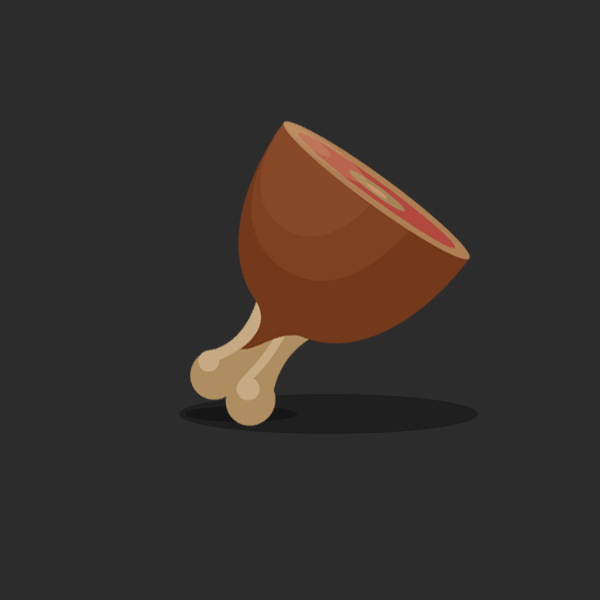
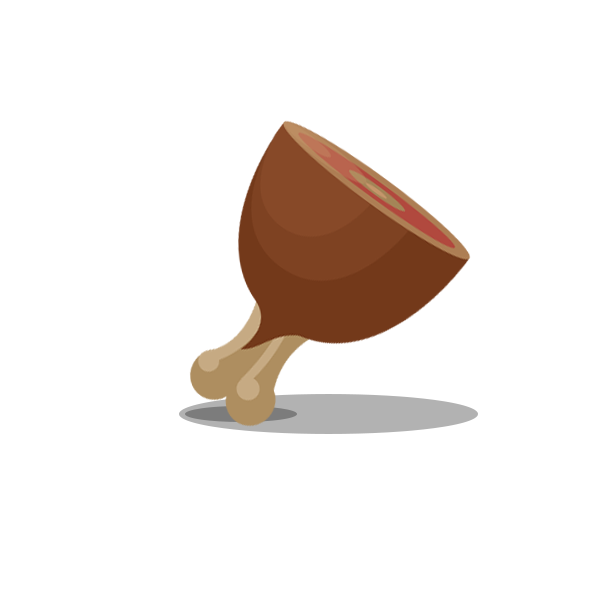
Layer changes from the first 600×600 image to the second:
hid "Background" over left=0, top=0, right=600, bottom=600
